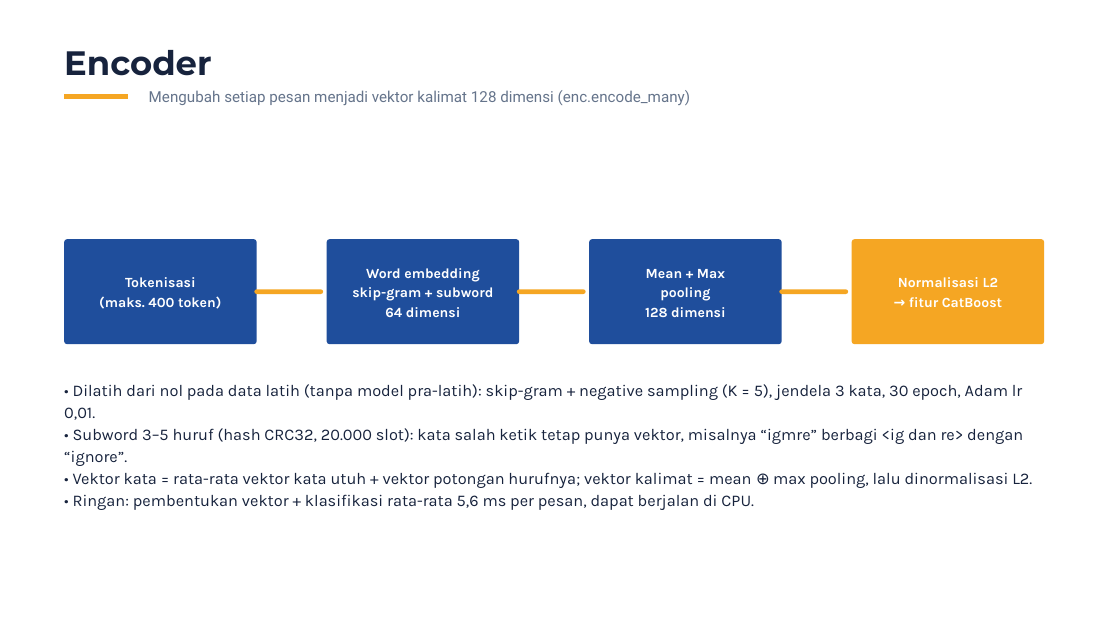
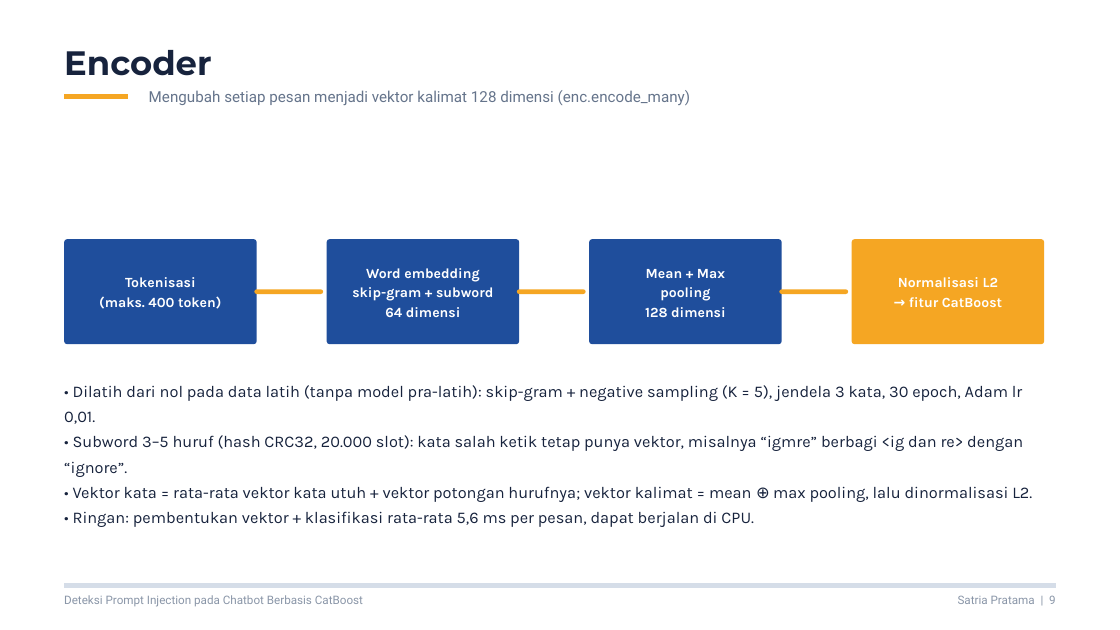
Before and after one commit to philipusmaranata/NetFort-Technologies, a slide deck: slide 9 of presentasi/Sidang_Skripsi_CatBoost.pptx. Drawn at 1120x630 pixels with LibreOffice and Linux fonts; fonts in the diff are those of the drawing. Boxes give left, top, right and bottom in pixels: in the first picture for what was removed or moved away, otherwise in the second. Text is boxed around its words. In the diff, an @@ line names an element or a change of style, - is before the commit and + after.

```diff
--- a/presentasi/Sidang_Skripsi_CatBoost.pptx
+++ b/presentasi/Sidang_Skripsi_CatBoost.pptx
@@ text "• Dilatih dari nol pada ..." at [64, 385, 1032, 527]: line spacing 28.4pt to 32.5pt @@
@@ freeform shape added at [64, 584, 1056, 588], fill #D5DDE8 @@
@@ text added at [64, 595, 363, 607], 15 pt, text #8A96A8 @@
+Deteksi Prompt Injection pada Chatbot Berbasis CatBoost
@@ text added at [958, 595, 1056, 604], 15 pt, text #8A96A8 @@
+Satria Pratama | 9
```
Also in this commit, not shown: 16 other slides changed, 1 other file.
